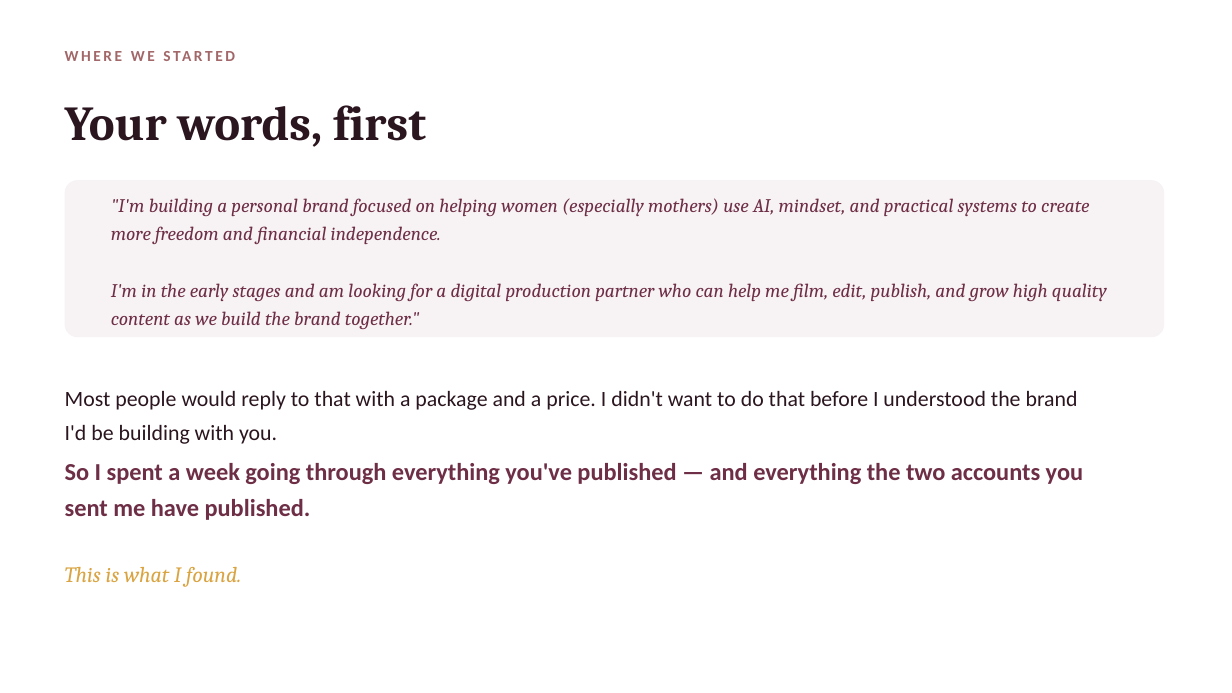
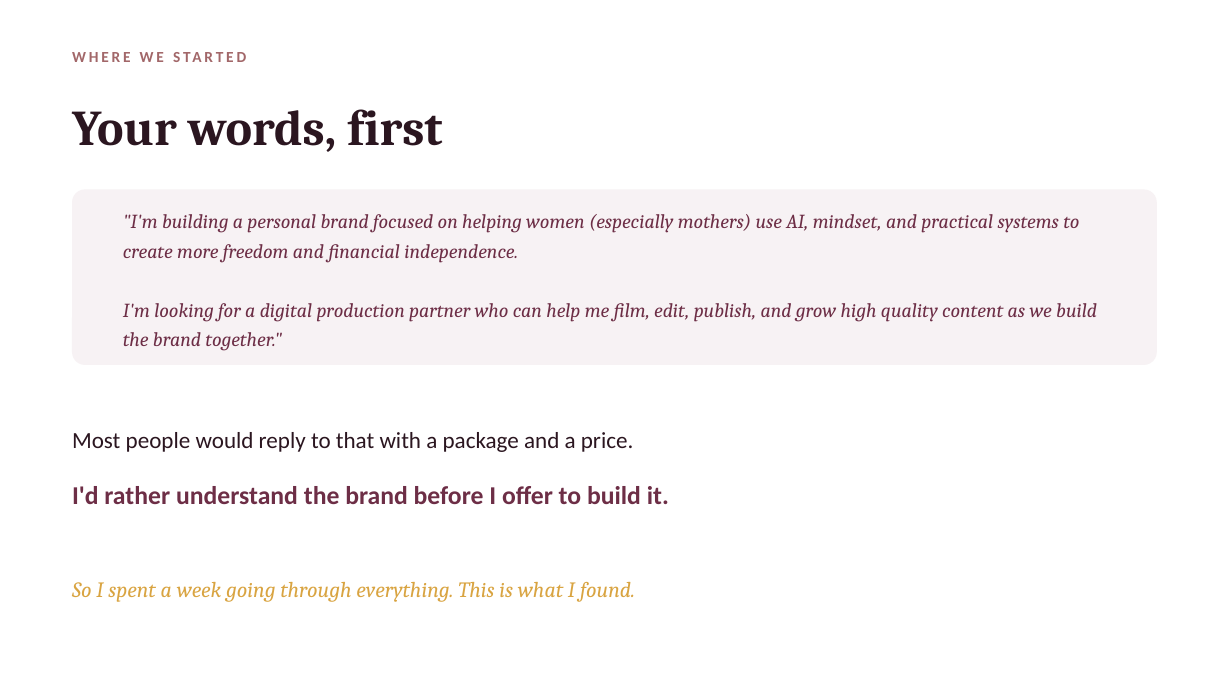
Before and after one commit to productionxin/Assets, a slide deck: slide 2 of clients/juhi-agarwal-nexther/neXtHer-What-I-Found.pptx. Drawn at 1232x693 pixels with LibreOffice and Linux fonts; fonts in the diff are those of the drawing. Boxes give left, top, right and bottom in pixels: in the first picture for what was removed or moved away, otherwise in the second. Text is boxed around its words. In the diff, an @@ line names an element or a change of style, - is before the commit and + after.

```diff
--- a/clients/juhi-agarwal-nexther/neXtHer-What-I-Found.pptx
+++ b/clients/juhi-agarwal-nexther/neXtHer-What-I-Found.pptx
@@ text "WHERE WE STARTED": place and size @@
-text "WHERE WE STARTED" at [65, 42, 1165, 69]
+text "WHERE WE STARTED" at [72, 43, 1157, 70]
@@ text "WHERE WE STARTED" at [72, 43, 1157, 70]: letter spacing 2 to 2.2 pt @@
@@ text "Your words, first": place and size @@
-text "Your words, first" at [65, 105, 426, 147]
+text "Your words, first" at [72, 109, 442, 152]
@@ text "Your words, first" at [72, 109, 442, 152]: size 38 to 39 pt; line spacing 44pt to 45pt @@
@@ rounded rectangle: place and size @@
-rounded rectangle at [65, 180, 1165, 337]
+rounded rectangle at [72, 189, 1157, 365]
@@ rounded rectangle at [72, 189, 1157, 365]: proportions changed @@
@@ text ""I'm building a personal brand ...": place and size @@
-text ""I'm building a personal brand ..." at [111, 198, 1107, 329]
+text ""I'm building a personal brand ..." at [123, 214, 1097, 351]
@@ text at [123, 214, 1079, 263]: size 15 to 15.5 pt in ""I'm building a personal brand focused on ..."; line spacing 22pt to 23pt @@
@@ text at [123, 303, 1097, 351]: text changed; size 15 to 15.5 pt @@
-I'm in the early stages and am looking for a digital production partner who can help me film, edit, publish, and grow high quality content as we build the brand together."
+I'm looking for a digital production partner who can help me film, edit, publish, and grow high quality content as we build the brand together."
@@ text at [72, 432, 634, 452]: text changed; size 17 to 18 pt @@
-Most people would reply to that with a package and a price. I didn't want to do that before I understood the brand I'd be building with you.
+Most people would reply to that with a package and a price.
@@ text at [72, 486, 669, 504]: text changed; size 19 to 20 pt @@
-So I spent a week going through everything you've published — and everything the two accounts you sent me have published.
+I'd rather understand the brand before I offer to build it.
@@ text at [72, 582, 635, 602]: text changed @@
-This is what I found.
+So I spent a week going through everything. This is what I found.
```
Also in this commit, not shown: 17 other slides changed, 3 slides added, 2 slides removed, 11 other files.
